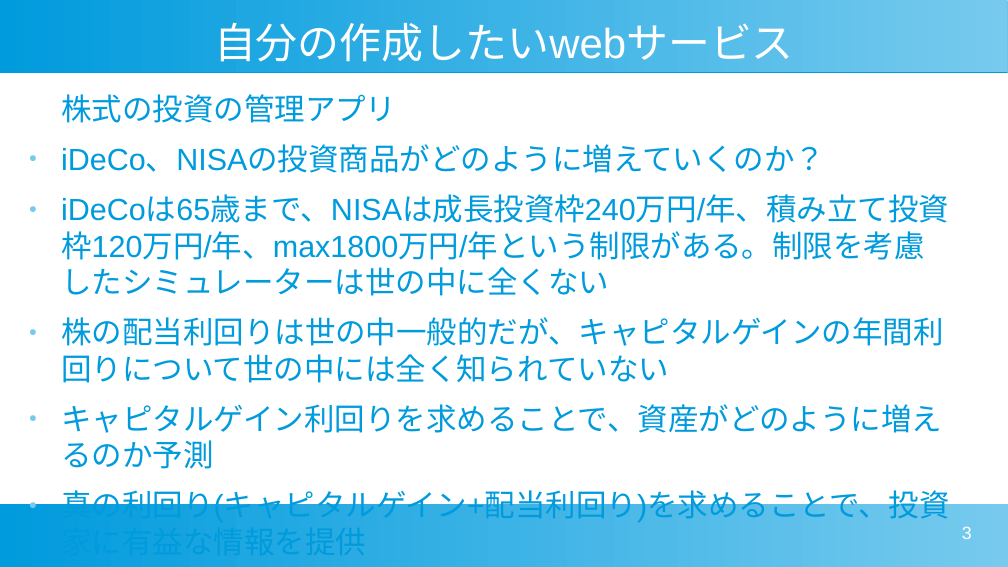
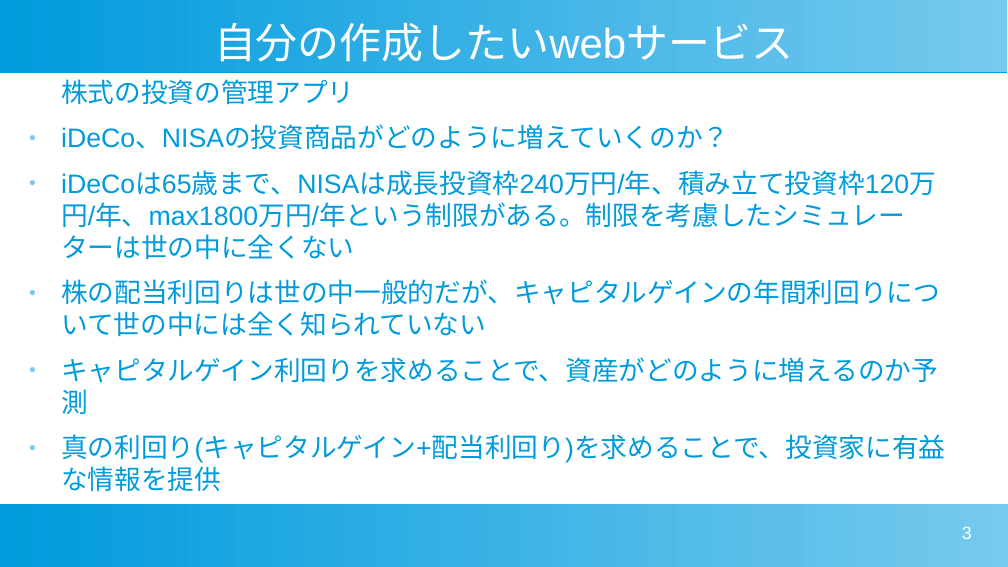
Before and after one commit to TatsuyaFukunaga/stock-search, a slide deck: slide 3 of mentor.pptx. Drawn at 1008x567 pixels with LibreOffice and Linux fonts; fonts in the diff are those of the drawing. Boxes give left, top, right and bottom in pixels: in the first picture for what was removed or moved away, otherwise in the second. Text is boxed around its words. In the diff, an @@ line names an element or a change of style, - is before the commit and + after.

```diff
--- a/mentor.pptx
+++ b/mentor.pptx
@@ text "株式の投資の管理アプリ": place and size @@
-text "株式の投資の管理アプリ" at box(61, 94, 950, 525)
+text "株式の投資の管理アプリ" at box(61, 79, 945, 491)
@@ text "株式の投資の管理アプリ" at box(61, 79, 945, 491): size 24 to 21 pt @@
```
Also in this commit, not shown: 5 other slides changed.
